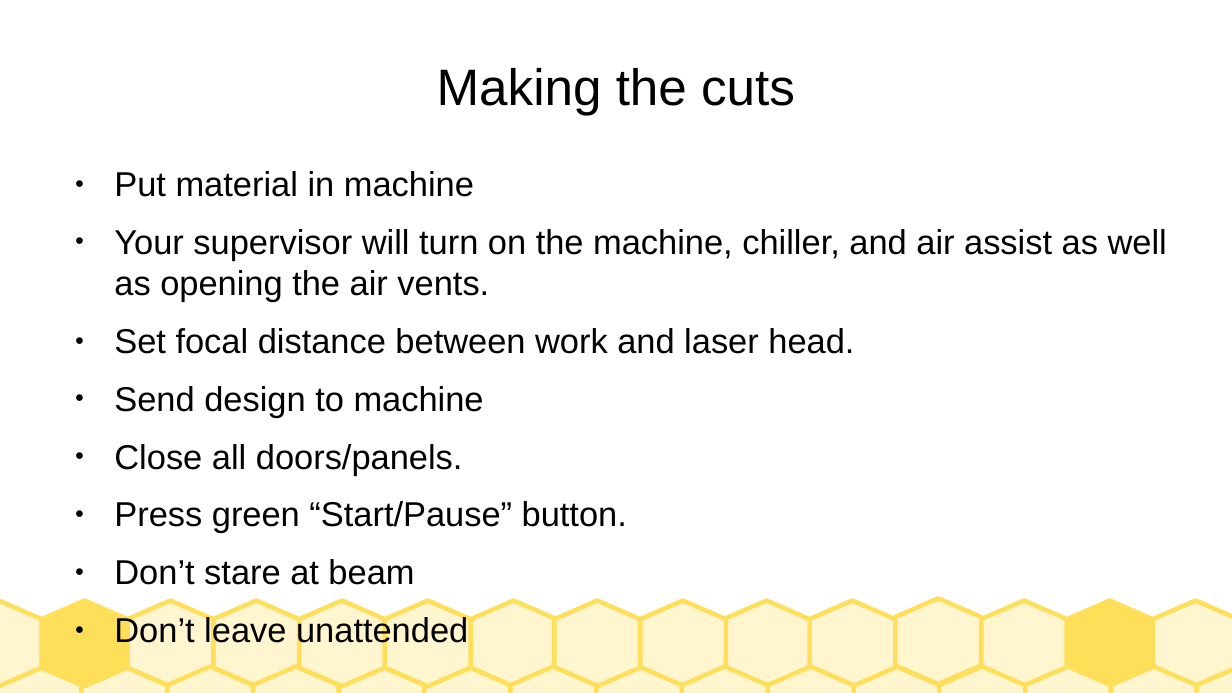
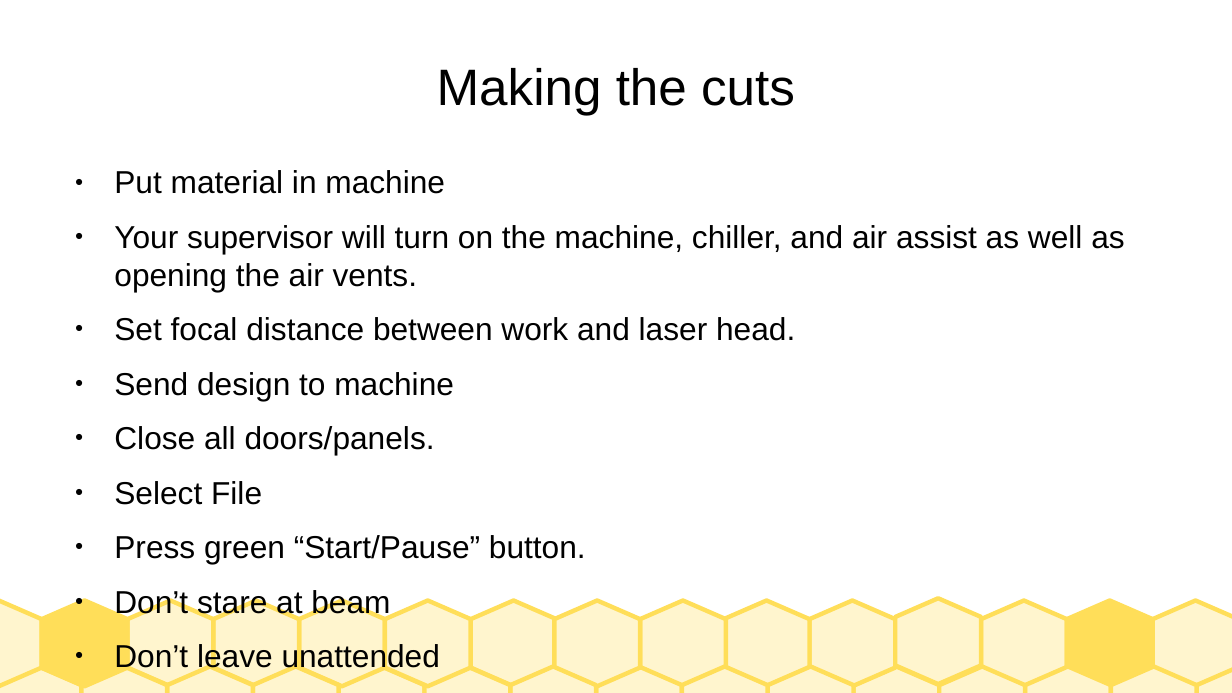
Before and after one commit to jarney/SparkStudioSalem-IndustrialLaserCutters, a slide deck: slide 24 of Training-GeneralPublic.odp (slide 18 before the commit). Drawn at 1232x693 pixels with LibreOffice and Linux fonts; fonts in the diff are those of the drawing. Boxes give left, top, right and bottom in pixels: in the first picture for what was removed or moved away, otherwise in the second. Text is boxed around its words. In the diff, an @@ line names an element or a change of style, - is before the commit and + after.

```diff
--- a/Training-GeneralPublic.odp
+++ b/Training-GeneralPublic.odp
@@ text at (114,170,1124,673): size 22.2 to 20.4 pt @@
@@ text at (114,481,262,505): paragraph added @@
+● Select File
```
Also in this commit, not shown: 2 other slides changed, 6 slides added, 1 other file.
